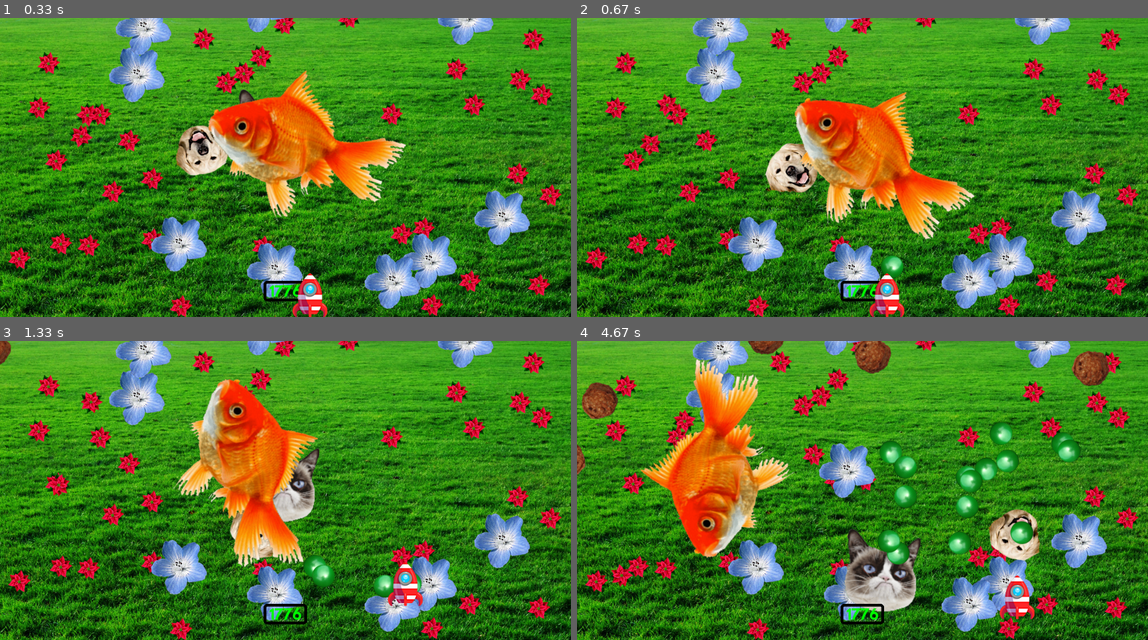
Above: before the commit, frames 1-4 (two rows, left to right).
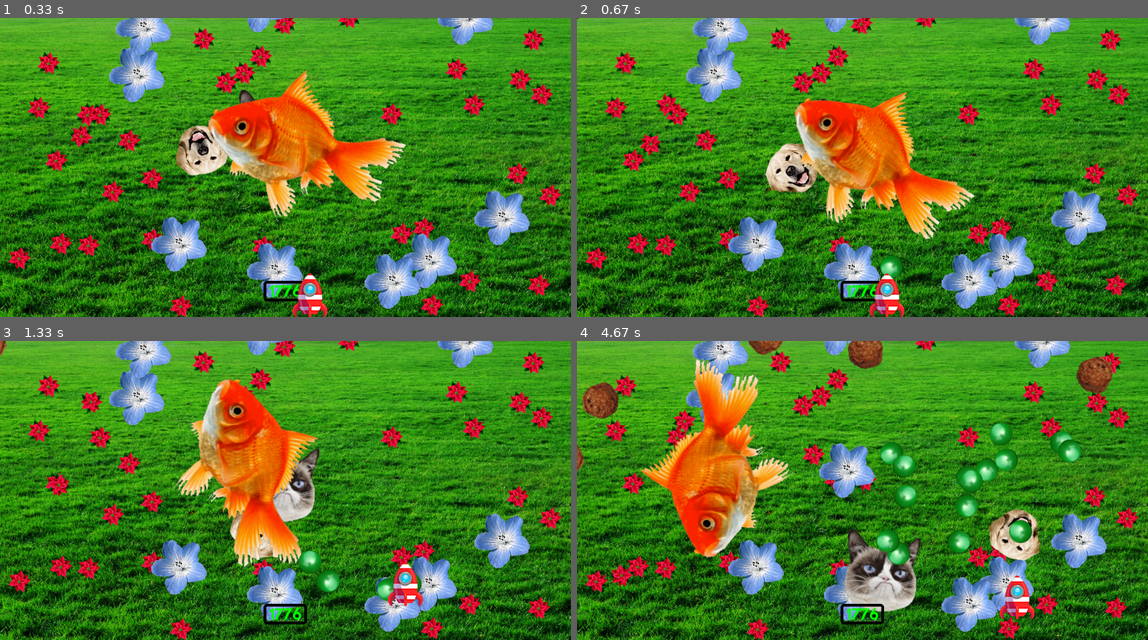
Above: after the commit, the same moments.

Repository: jimmygizmo/pygamefun
Game: pygame game, started from game/main.py
Two runs of this game, one before a commit and one after it. Both use one fixed random seed, a clock stepped at 60 frames per second and the inputs below.
Inputs:
- Up to frame 1 (0.33 s): no input
- Up to frame 2 (0.67 s): tap Space at 0.33 s
- Up to frame 3 (1.33 s): hold Right 0.67-1.13 s; tap Space at 0.73, 1.03, 1.23 s; hold Up from 1.17 s (still down)
- Up to frame 4 (4.67 s): release Up at 1.47 s; hold Right 1.5-1.97 s; tap Space at 1.57, 1.87, 2.07, 2.37, 2.63, 2.97, 3.27, 3.4, 3.8, 4.1, 4.47 s; hold Left 2-2.53 s; hold Down 2.57-2.87 s; hold Left 2.9-3.3 s; hold Up 3.33-3.7 s; hold Right 3.73-4.37 s; hold Down from 4.4 s (still down)

Frame 1 is identical in both runs. In frame 2, 0.2% of the frame differs, in the area x 0-58%, y 0-87%; in frame 3, 0.8%; in frame 4, 3.8%, in the area x 0-94%, y 0-75%.

Commit message:
configurable random rotation. good early implementation has a ways to go. stubbed out for random linear velocity and direction too. this area will improve and change a lot. maybe move some floats in to ints also as I see ways to improve performance for the long term by using ints where we dont really need floats. floats are need in special areas like screen position, but more upstream, ints are possible, with no losses over using floats.

Diff:
--- a/game/config.py
+++ b/game/config.py
@@ -62,6 +62,16 @@
 SCR_BORDER_RADIUS: int = 10
 
 
+# RANDOM RANGE LIMITS
+ROT_MIN: float = 0.01
+ROT_SLOW_MAX: float = 1.0
+ROT_MED_MIN: float = 1.01
+ROT_MED_MAX: float = 2.0
+ROT_FAST_MIN: float = 2.01
+ROT_FAST_MAX: float = 8.0
+ROT_MAX: float = 12.0
+
+
 if __name__ == '__main__':
     print("WARNING: PyGameFun config.py has been run directly, however it is only meant to be imported.")
     sys.exit(1)
--- a/game/entity.py
+++ b/game/entity.py
@@ -3,6 +3,25 @@
 import sys
 import pygame.math  # For pygame.math.Vector2 only.
 from typing import TypedDict, Literal
+
+# SPECIAL FEATURE VALUES - ALL ARE 4 DIGITS AND ALL START WITH 77__.0. DEFAULT NOOP (NON-SPECIFIC) IS 7700:
+# Rotation: angular_vel av 7701.0: random angular_vel SLOW
+# Rotation: angular_vel av 7702.0: random angular_vel MED
+# Rotation: angular_vel av 7703.0: random angular_vel FAST
+# Rotation: angular_vel av 7704.0: random angular_vel SLOW-TO-FAST (full range of rotation speeds)
+# Speed: speed s 7711.0: random speed s SLOW
+# Speed: Speed s 7712.0: random speed s MED
+# Speed: speed s 7713.0: random speed s FAST
+# Speed: speed s 7714.0: random speed s SLOW-TO-FAST (full range of speeds)
+# Direction: direction d 7721.0: random direction d UP WIDE (180 degree range)
+# Direction: direction d 7722.0: random direction d DOWN WIDE (180 degree range)
+# Direction: direction d 7723.0: random direction d LEFT WIDE (180 degree range)
+# Direction: direction d 7724.0: random direction d RIGHT WIDE (180 degree range)
+
+# IMPORTANT: These are Float values. The .0 is required or at least very strongly advised as everything else in this
+# program that would be a float would have .0 if anything else. Be consistent.
+
+# TODO: The first one we will implement is random rotation speed (angular velocity) for meatballs.
 
 
 # ###########################################    ENTITY SPECIFICATIONS    ##############################################
@@ -106,7 +125,7 @@
         'd': pygame.math.Vector2((0.0, -1.0)),  # placeholder instance (mypy)
         's': 134.0,
         'a': 0.0,
-        'av': -20.0,
+        'av': 6.0,
         'e_p': 98.0,
         'e_r': 122.0,
         'e_c': 840.0,
@@ -126,7 +145,7 @@
         'd': pygame.math.Vector2((0.0, -1.0)),  # placeholder instance (mypy)
         's': 104.0,
         'a': 0.0,
-        'av': 1.0,
+        'av': 7704.0,
         'e_p': 698.0,
         'e_r': 822.0,
         'e_c': 1640.0,
--- a/game/main.py
+++ b/game/main.py
@@ -114,7 +114,6 @@
             self.surface_r = self.mask_surf_r  # "
 
     def update(self, delta_time: float, ephase_name: str | None = None):
-        print(delta_time, ephase_name)
         delta_vector: pygame.math.Vector2 = self.dir * self.speed * delta_time
         # MYPY ERROR HERE - TRICKY ONE:
         # main.py:365: error: Incompatible types in assignment (expression has type "Vector2",
@@ -436,6 +435,9 @@
     meatball_spec = ent.weapon_specs[1]
     spawn_x = random.randint((0 - cfg.MEATBALL_SPAWN_MARGIN), (cfg.SCREEN_WIDTH + cfg.MEATBALL_SPAWN_MARGIN))
     spawn_y = random.randint((0 - 2 * cfg.MEATBALL_SPAWN_MARGIN), ( 0 - cfg.MEATBALL_SPAWN_MARGIN))
+    random_av: float = 1.111  # Specific, to be replaced but assists any potential troubleshooting like this.
+    if  7700.0 < meatball_spec['av'] < 7799.9:
+        random_av = random_angular_vel(meatball_spec['av'])
     projectile: Weapon = Weapon(
             groups=groups,
             img_filename=meatball_spec['img_filename'],
@@ -444,7 +446,7 @@
             direction=pygame.math.Vector2((0.0, 1.0)),  # Meatballs fall straight down.
             speed=meatball_spec['s'],
             angle=meatball_spec['a'],
-            angular_vel=meatball_spec['av'],
+            angular_vel=random_av,
             e_spec=e_spec_meatball,
         )
 
@@ -521,6 +523,33 @@
     return gen_prop_specs
 
 
+# Takes av values and looks for special values for SLOW, MED. FAST or FULL-RANGE random rotation speed (angular velocity).
+# 7701 - SLOW, 7702 - MED, 7703 - FAST, 7704 - FULL RANGE. The values involved will be changing as how delta_time is
+# used will be changing. Returns a random angular velocity.
+# ROT_MIN: float = 0.01
+# We don't need a ROT_SLOW_MIN for now. But we use ROT_MAX as a sort of defualt SUPER FAST, so we have that one.
+#     So if you go for FULL-RANGE 7704, or just let the default apply, then you get the SUPER FAST option.
+# ROT_SLOW_MAX: float = 1.0
+# ROT_MED_MIN: float = 1.01
+# ROT_MED_MAX: float = 2.0
+# ROT_FAST_MIN: float = 2.01
+# ROT_FAST_MAX: float = 8.0
+# ROT_MAX: float = 20.0
+def random_angular_vel(av_special_value: float) -> float:
+    av: float = 1.222  # Specific only for troubleshooting. This is a default value to be replaced in all valid cases.
+    if av_special_value == 7701.0:
+        av =  random.uniform(cfg.ROT_MIN, (cfg.ROT_SLOW_MAX - cfg.ROT_MIN))
+    elif av_special_value == 7702.0:
+        av =  random.uniform(cfg.ROT_MED_MIN, (cfg.ROT_MED_MAX - cfg.ROT_MED_MIN))
+    elif av_special_value == 7703.0:
+        av =  random.uniform(cfg.ROT_FAST_MIN, (cfg.ROT_MAX - cfg.ROT_MED_MIN))
+    else:
+        av =  random.uniform(cfg.ROT_MIN, (cfg.ROT_MAX - cfg.ROT_MIN))
+    if bool(random.getrandbits(1)):  # Rotation direction is simply random. TODO: Later it may be configurable via additional special values.
+        av = av * -1.0
+    return av
+
+
 # ###############################################    INITIALIZATION    #################################################
 
 pygame.init()
--- /dev/null
+++ b/game/notes/delta-time-unit-scale-rotation-issue.txt
@@ -0,0 +1,36 @@
+    def update(self, delta_time: float, ephase_name: str | None = None):
+        delta_vector: pygame.math.Vector2 = self.dir * self.speed * delta_time
+        # MYPY ERROR HERE - TRICKY ONE:
+        # main.py:365: error: Incompatible types in assignment (expression has type "Vector2",
+        #     variable has type "tuple[float, float]")  [assignment]
+        self.rect.center += delta_vector
+        # ***************************
+
+        self.physics_outer_walls()  # Handle bouncing off walls. NOTE: Props override this and pass. Props ignore walls.
+        # In fact, inside Props we override and pass update() too, so calling of physics_outer_walls() will never occur
+        # here for props. To clarify, inside Prop, BOTH update() and physics_outer_walls() are overridden and passed.
+
+        # Activate the correctly-facing image and mask, based on X direction. Use expensive rotation, if enabled.
+        if cfg.ROTATION:
+            # TODO: FIX DELTA_TIME ISSUE. I cannot scale rotation like this with current delta_time being so small. When you
+            #     enable this and do it like linear velocity, it just looks like rotation stops. I think I hit this issue earlier
+            #     with speed and then just increased my speeds artificially. The problem has to do with the units I am using
+            #     vs. the frame rate. I should problably set a baseline based on ROTATION through 360 and then figure things
+            #     backwards to determine my ARBITRARY speed/linear-vel values and thus end up with something I can use the same
+            #     delta_time value. Degress with there being 360 cannot be scaled like an arbitrary linear velocity/distance can.
+            #     I suppose we could use a separate/modified delta_time to use for rotation, but the first plan is the best by far.
+            # self.angle += self.angular_vel * delta_time  # ROTATE BY THE ANGULAR VELOCITY    *** CURRENTLY JUST MAKES ROTATION WAY WAY TOO SLOW ***
+            self.angle += self.angular_vel  # ROTATE BY THE ANGULAR VELOCITY
+            # TODO: Make this reset to 360 degrees PLUS the amount it just PASSED 260 degrees. No jerking. Best general behavior.
+            #     Think about this though for full context. When the rotation transform method is called and if it is given
+            #     a parameter > 360 degrees, one might safely assume that it is going to do the exact same thing. In fact,
+            #     the math libraries inevitably used by the rotation method in PyGame will likely do that. It will be
+            #     an automatic result. STILL, I fill like adding my own code here for that. This can be considered more
+            #     On a performance note, it might be MOST efficient to pass the angle unchanged, even if it is > 360.
+            #     This is because the code that checks or resolbes the issue downstream is going to most likely run (or take effect via math) anyhow.
+            #     So earlier additional checks to convert to < 360 would then be totally unnecessary and wasted cycles.
+            #     When you are optimizing for performance and other resources, you have to think about it carefully ..
+            #     and then ultimately you need to do performance profiling (running code a measuring time spent in
+            #     specific code lines/routines).
+            if self.angle >= 360:
+                self.angle = 0.0
